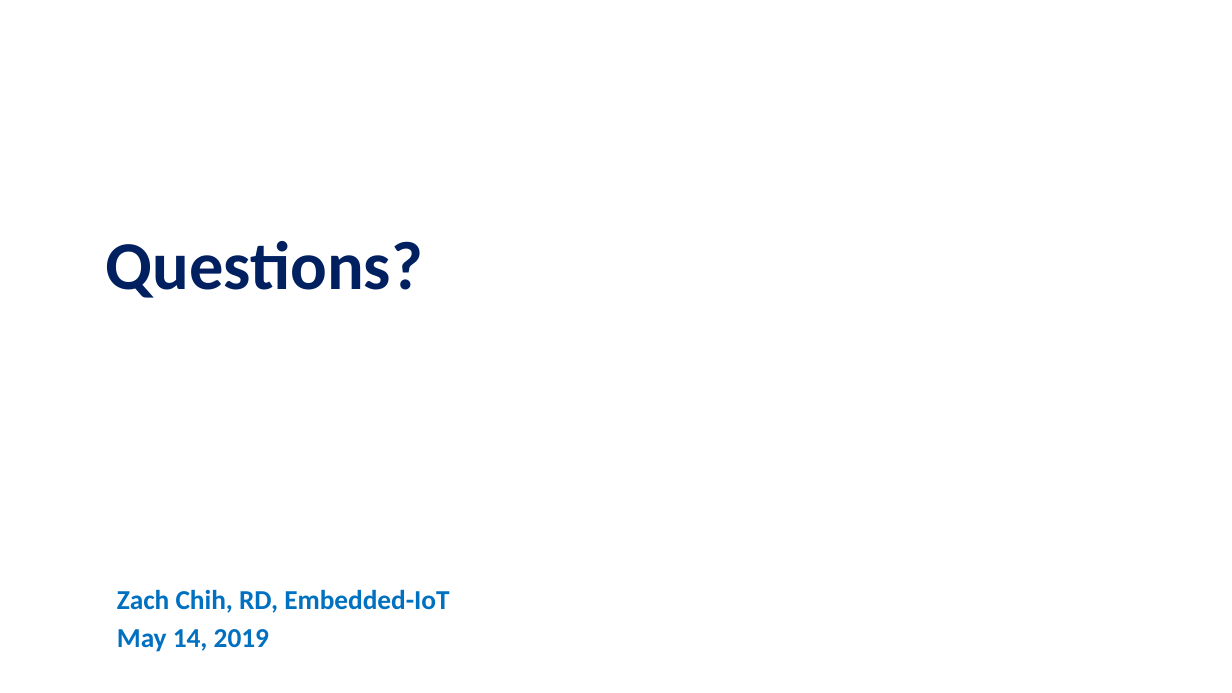
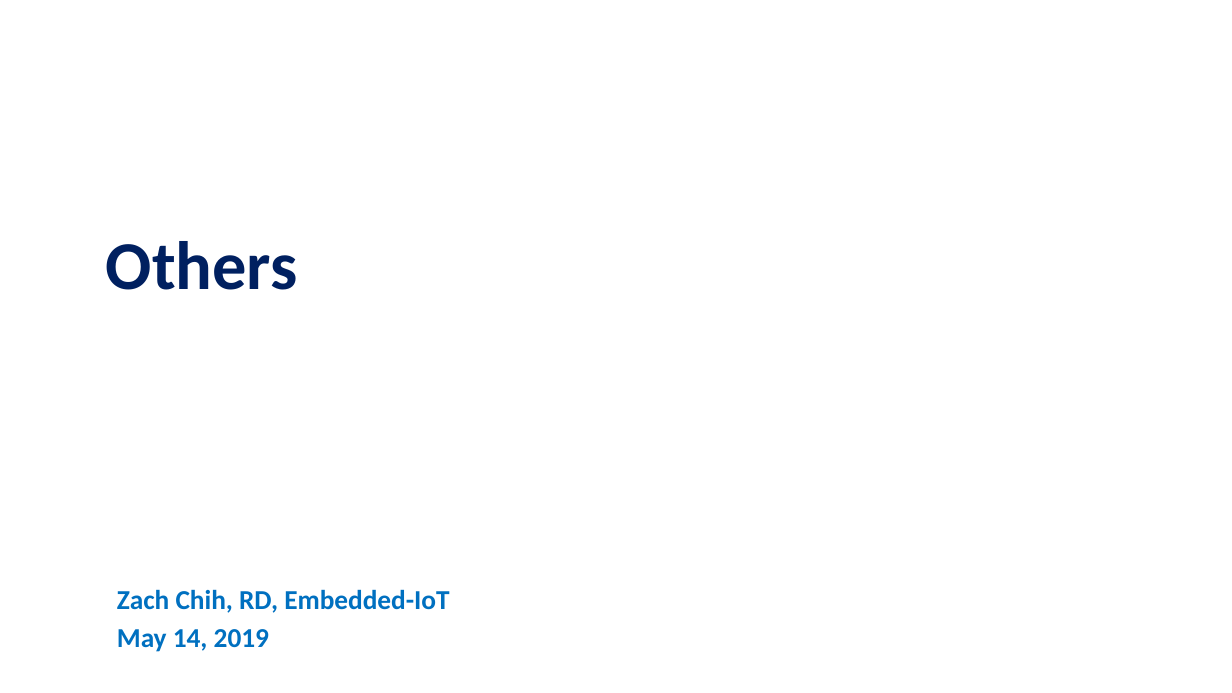
Before and after one commit to TsubasaEX/Tracks, a slide deck: slide 1 of courses/Others.pptx. Drawn at 1232x693 pixels with LibreOffice and Linux fonts; fonts in the diff are those of the drawing; background and template pictures are left out. Boxes give left, top, right and bottom in pixels: in the first picture for what was removed or moved away, otherwise in the second. Text is boxed around its words. In the diff, an @@ line names an element or a change of style, - is before the commit and + after.

```diff
--- a/courses/Others.pptx
+++ b/courses/Others.pptx
@@ subtitle at box(106, 241, 298, 290): text changed @@
-Questions?
+Others
```
Also in this commit, not shown: 2 other files.
